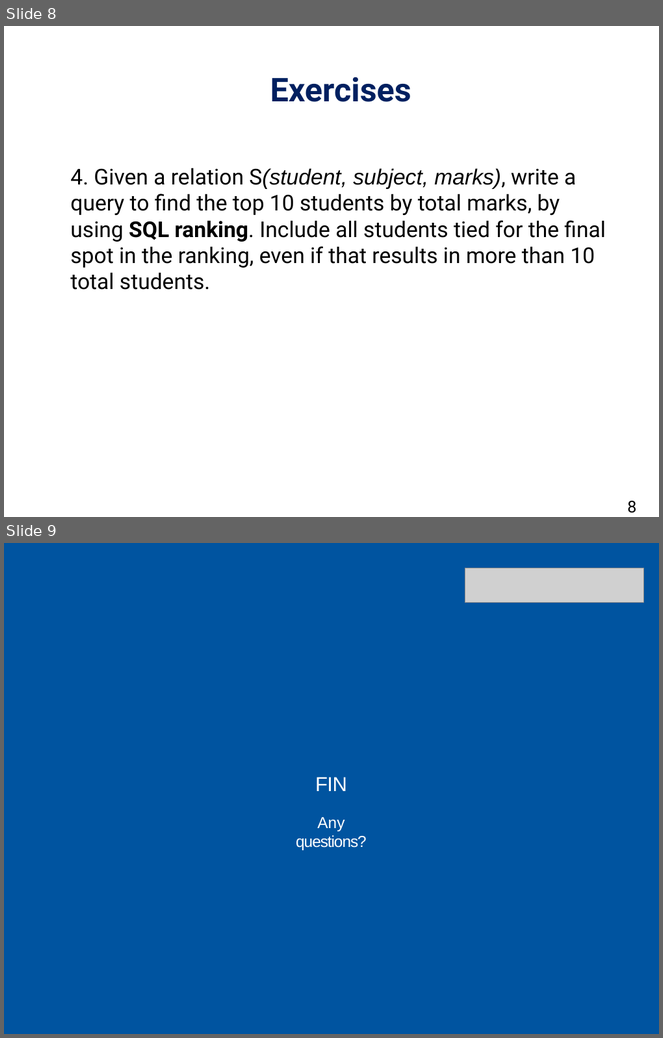
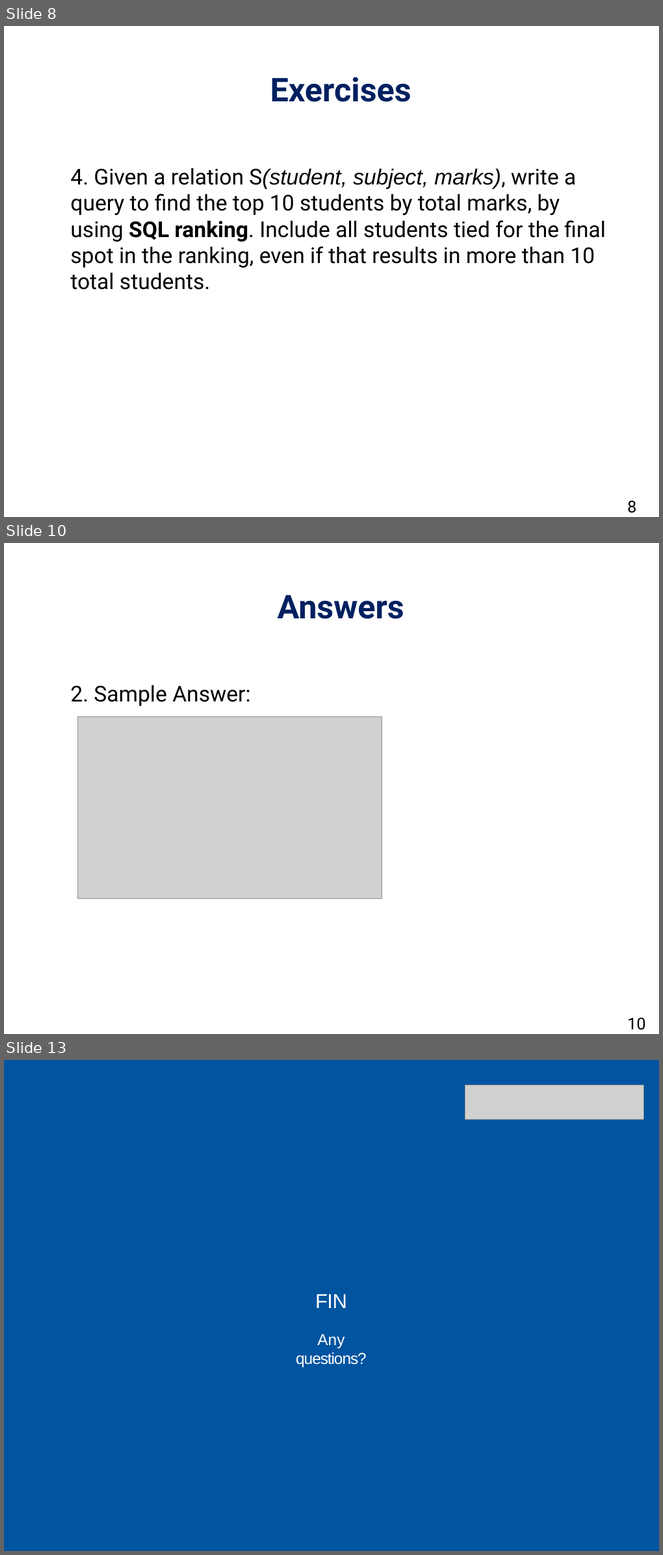
Before and after one commit to daichou03/DBS-slide-tut-25, a slide deck: week_3/week_3.pptx. Shown one above the other, each under a label of ours: slides 8 and 9 before the commit, slides 8, 10 and 13 after it; the slides between them are not shown. The pictures are 663x1038 and 663x1555 pixels, drawn with LibreOffice and Linux fonts; fonts in the diff are those of the drawing; grey boxes stand for pictures; background and template pictures are left out. Boxes give left, top, right and bottom in pixels: in the first picture for what was removed or moved away, otherwise in the second. Text is boxed around its words. In the diff, an @@ line names an element or a change of style, - is before the commit and + after.

Commit message:
Lab03withAnswer

```diff
--- a/week_3/week_3.pptx
+++ b/week_3/week_3.pptx
@@ slide 10 added at [4, 543, 659, 1034], background #FFFFFF @@
@@ title added at [278, 595, 404, 619], 36 pt, text #002060, bold @@
+Answers
@@ text added at [70, 685, 250, 706], 24 pt, text #000000 @@
+2. Sample Answer:
@@ picture added at [78, 717, 383, 899] @@
@@ page number added at [627, 1018, 646, 1031], 18 pt, text #000000 @@
+10
@@ what was slide 9 is now slide 13 @@
```
Also in this commit, not shown: 3 other slides added, 1 other file.
